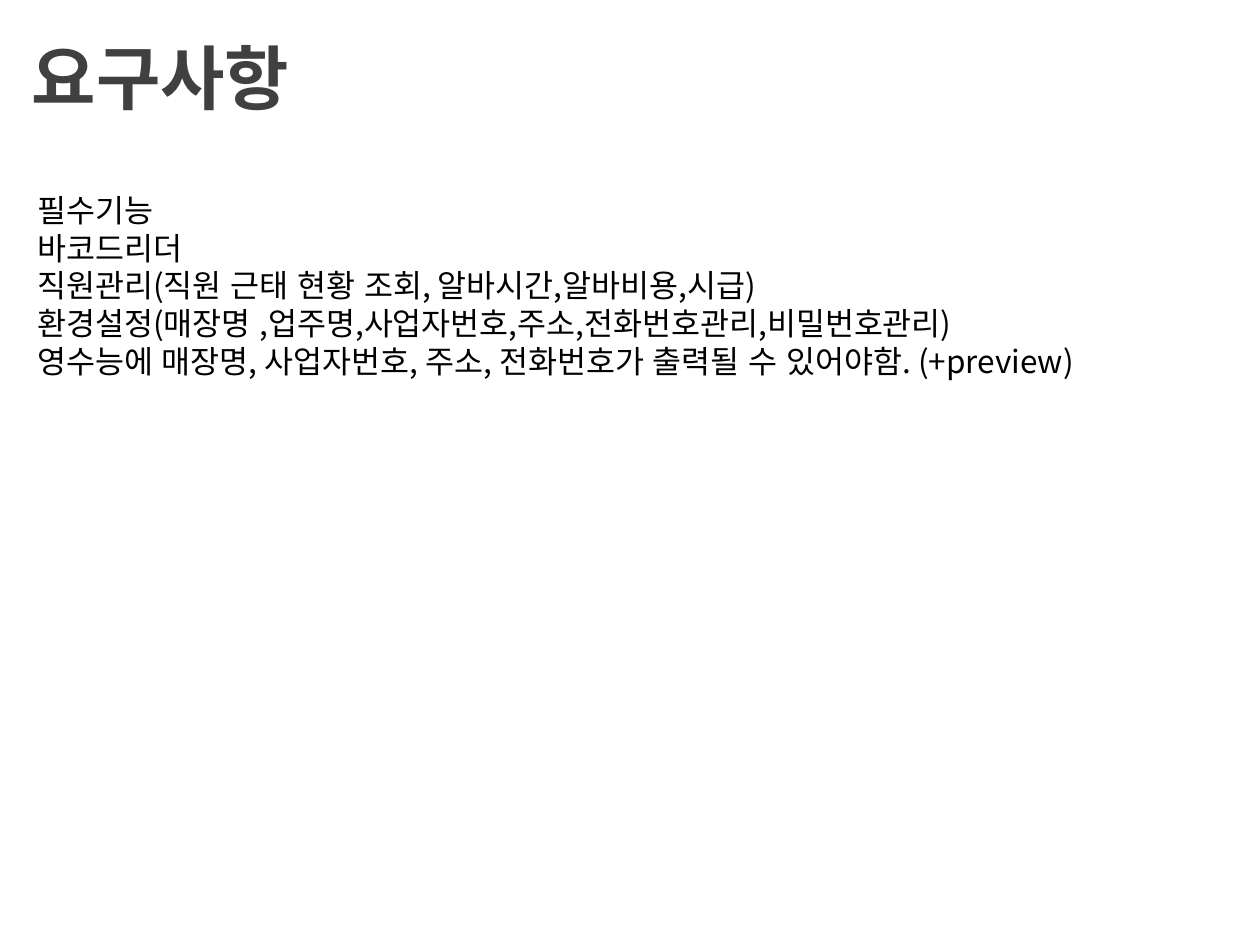
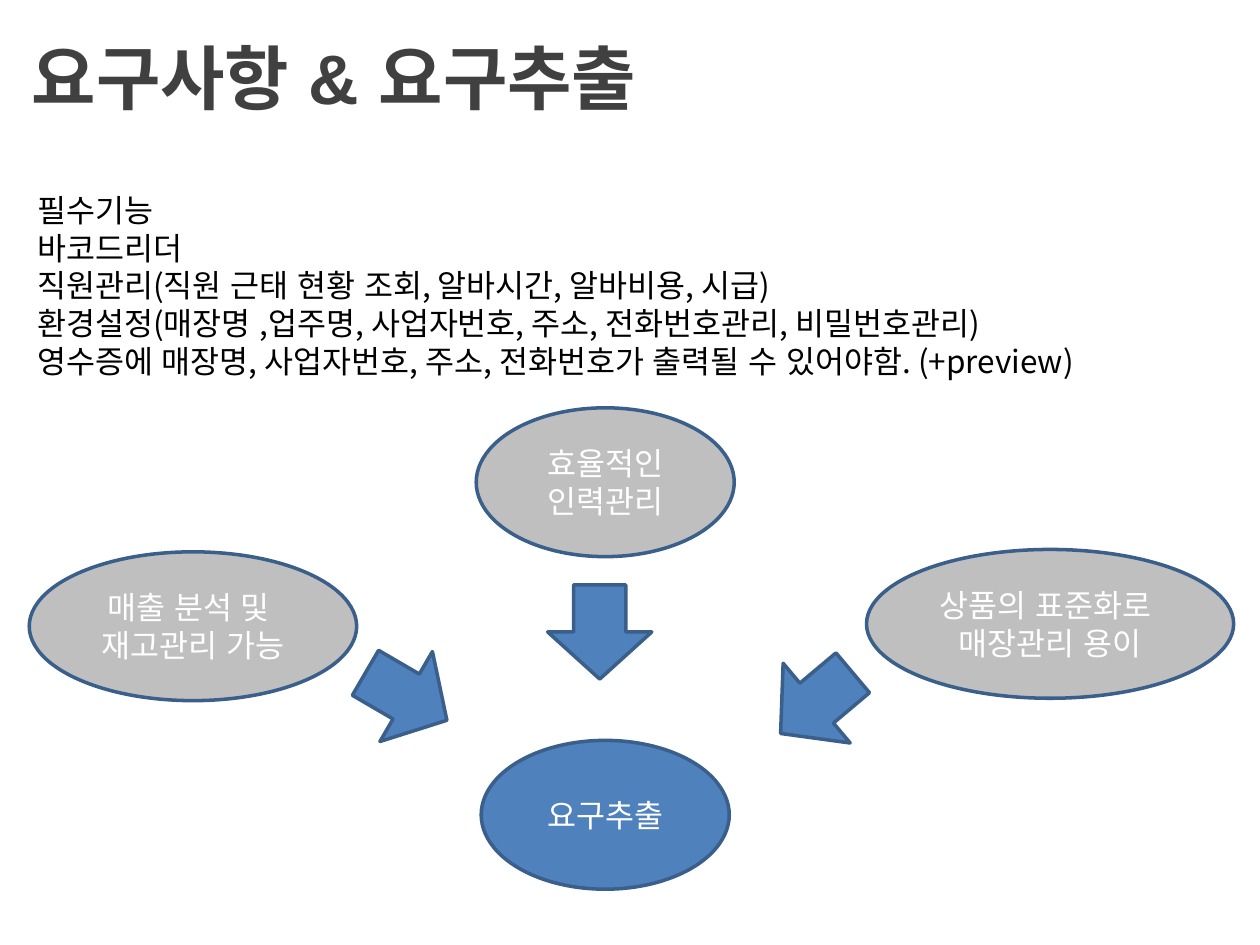
Before and after one commit to kth920430/POS, a slide deck: slide 4 of 피피티.pptx. Drawn at 1260x945 pixels with LibreOffice and Linux fonts; fonts in the diff are those of the drawing; background and template pictures are left out. Boxes give left, top, right and bottom in pixels: in the first picture for what was removed or moved away, otherwise in the second. Text is boxed around its words. In the diff, an @@ line names an element or a change of style, - is before the commit and + after.

Commit message:
요구사항,요구추출 편집

```diff
--- a/피피티.pptx
+++ b/피피티.pptx
@@ title at bbox=[32, 45, 636, 111]: text changed @@
-요구사항
+요구사항 & 요구추출
@@ text at bbox=[37, 270, 1074, 381]: text changed @@
-직원관리(직원 근태 현황 조회, 알바시간,알바비용,시급)
-환경설정(매장명 ,업주명,사업자번호,주소,전화번호관리,비밀번호관리)
-영수능에 매장명, 사업자번호, 주소, 전화번호가 출력될 수 있어야함. (+preview)
+직원관리(직원 근태 현황 조회, 알바시간, 알바비용, 시급)
+환경설정(매장명 ,업주명, 사업자번호, 주소, 전화번호관리, 비밀번호관리)
+영수증에 매장명, 사업자번호, 주소, 전화번호가 출력될 수 있어야함. (+preview)
@@ ellipse added at bbox=[476, 408, 735, 557], fill #BFBFBF, outline #3A5F8C 2 pt, 18 pt, text #FFFFFF @@
+효율적인 인력관리
@@ ellipse added at bbox=[29, 552, 357, 701], fill #BFBFBF, outline #3A5F8C 2 pt, 18 pt, text #FFFFFF @@
+매출 분석 및
+재고관리 가능
@@ ellipse added at bbox=[867, 549, 1234, 698], fill #BFBFBF, outline #3A5F8C 2 pt, 18 pt, text #FFFFFF @@
+상품의 표준화로
+매장관리 용이
@@ right arrow added at bbox=[548, 585, 653, 679], fill #4F81BD, outline #3A5F8C 2 pt @@
@@ right arrow added at bbox=[339, 627, 474, 765], fill #4F81BD, outline #3A5F8C 2 pt @@
@@ right arrow added at bbox=[747, 633, 887, 774], fill #4F81BD, outline #3A5F8C 2 pt @@
@@ ellipse added at bbox=[481, 741, 730, 890], fill #4F81BD, outline #3A5F8C 2 pt, 18 pt, text #FFFFFF @@
+요구추출
```
Also in this commit, not shown: 3 other slides changed.
